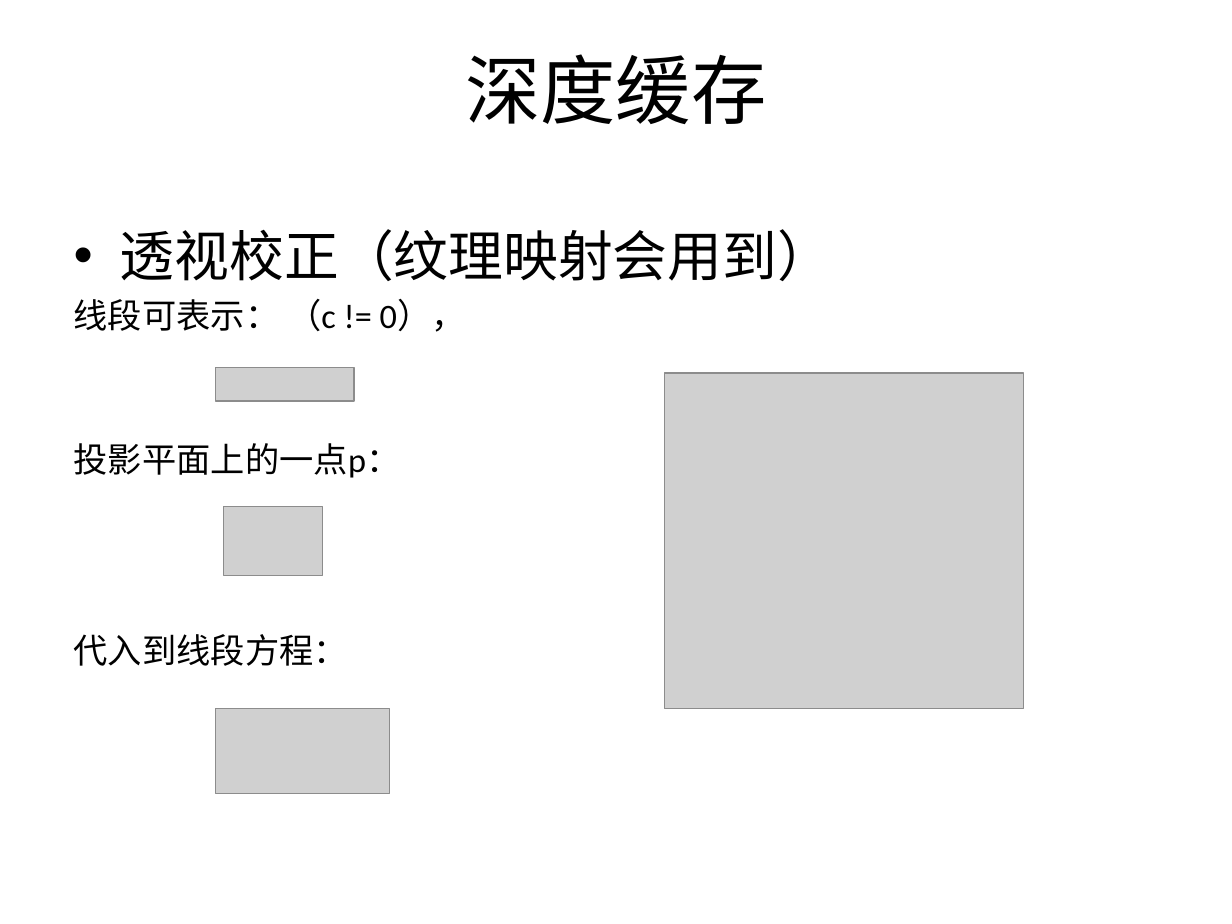
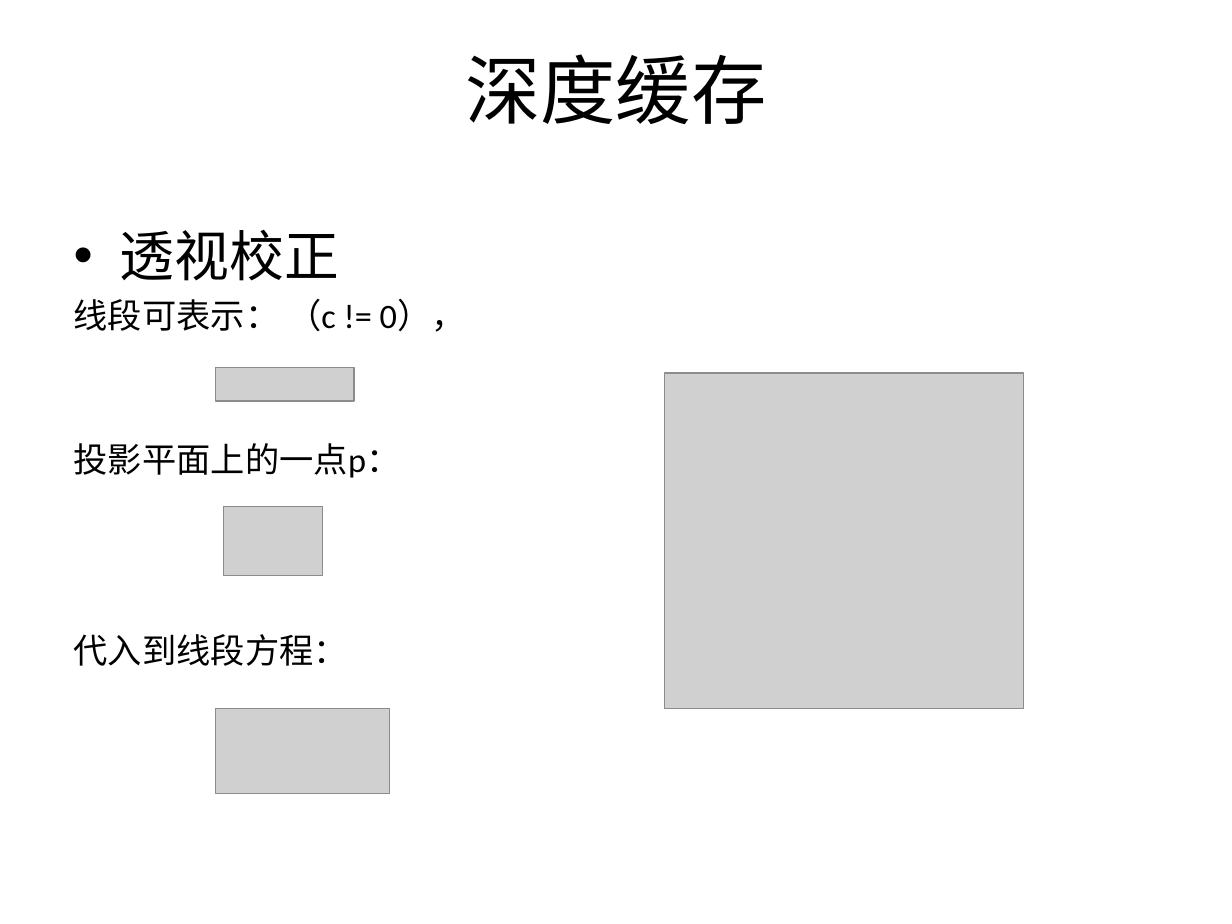
Before and after one commit to SeventhMage/MagicX, a slide deck: slide 35 of SoftEngine/doc/SoftwareRender.pptx (slide 38 before the commit). Drawn at 1232x924 pixels with LibreOffice and Linux fonts; fonts in the diff are those of the drawing; grey boxes stand for pictures; background and template pictures are left out. Boxes give left, top, right and bottom in pixels: in the first picture for what was removed or moved away, otherwise in the second. Text is boxed around its words. In the diff, an @@ line names an element or a change of style, - is before the commit and + after.

```diff
--- a/SoftEngine/doc/SoftwareRender.pptx
+++ b/SoftEngine/doc/SoftwareRender.pptx
@@ text at <box>120,230,339,281</box>: text changed @@
-• 透视校正（纹理映射会用到）
+• 透视校正
```
Also in this commit, not shown: 4 other slides changed, 3 slides removed.
